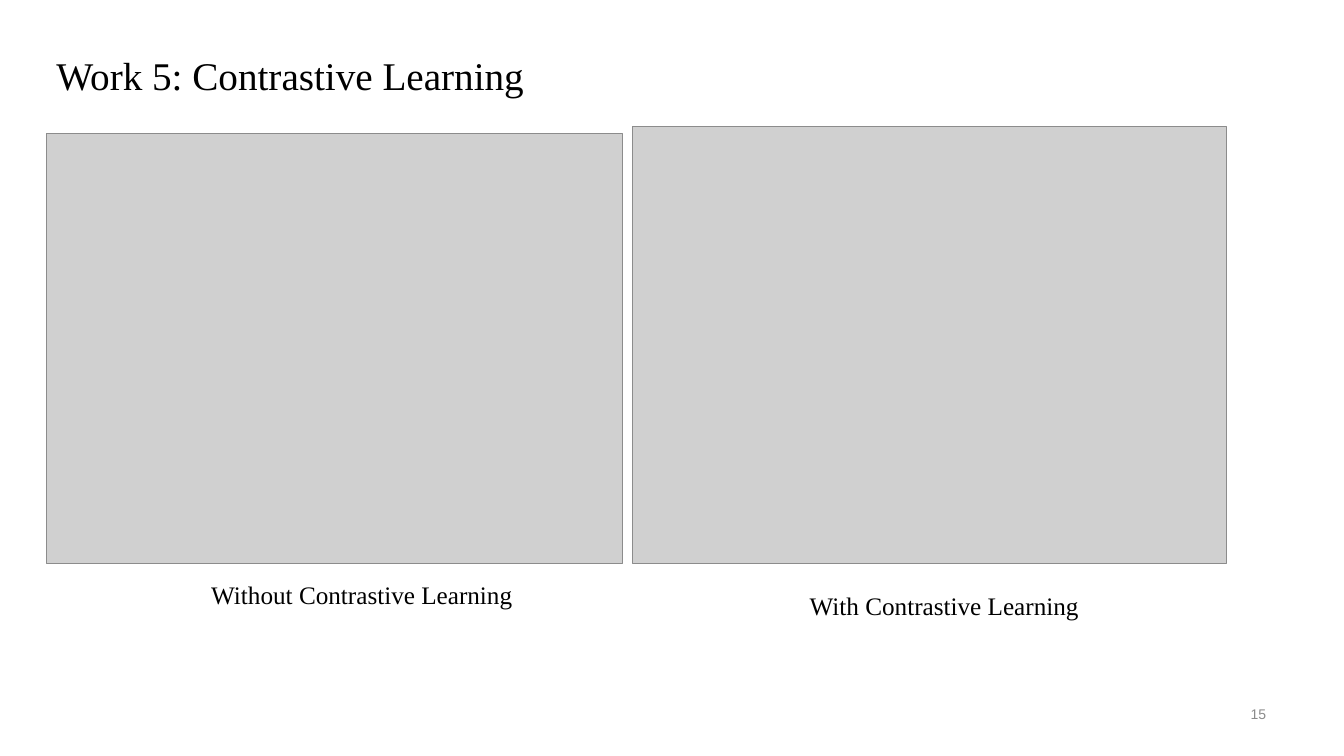
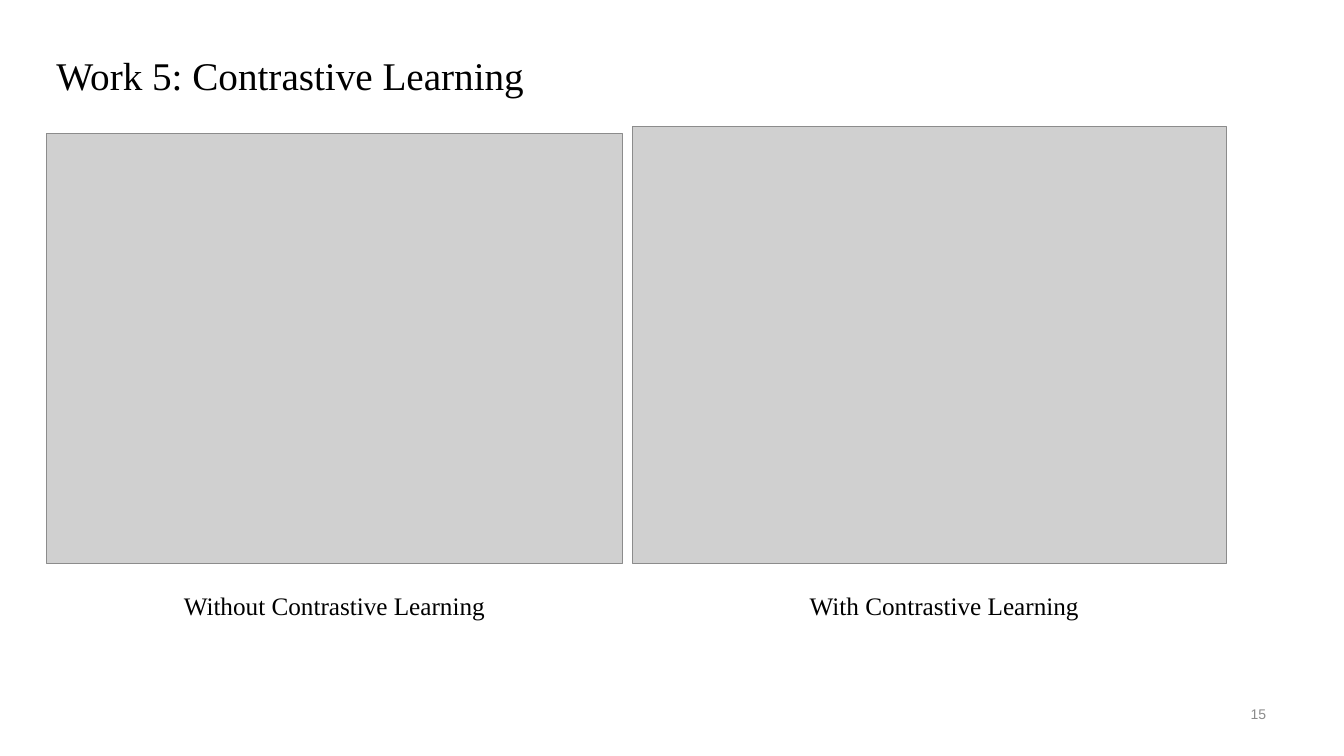
Before and after one commit to darcy1zhang/Presentation, a slide deck: slide 15 of 2023.9.11.pptx. Drawn at 1344x756 pixels with LibreOffice and Linux fonts; fonts in the diff are those of the drawing; grey boxes stand for pictures; background and template pictures are left out. Boxes give left, top, right and bottom in pixels: in the first picture for what was removed or moved away, otherwise in the second. Text is boxed around its words. In the diff, an @@ line names an element or a change of style, - is before the commit and + after.

```diff
--- a/2023.9.11.pptx
+++ b/2023.9.11.pptx
@@ text "Without Contrastive Learning": place and size @@
-text "Without Contrastive Learning" at [211,586,512,610]
+text "Without Contrastive Learning" at [184,597,485,621]
```
Also in this commit, not shown: 3 other slides changed, 1 other file.
